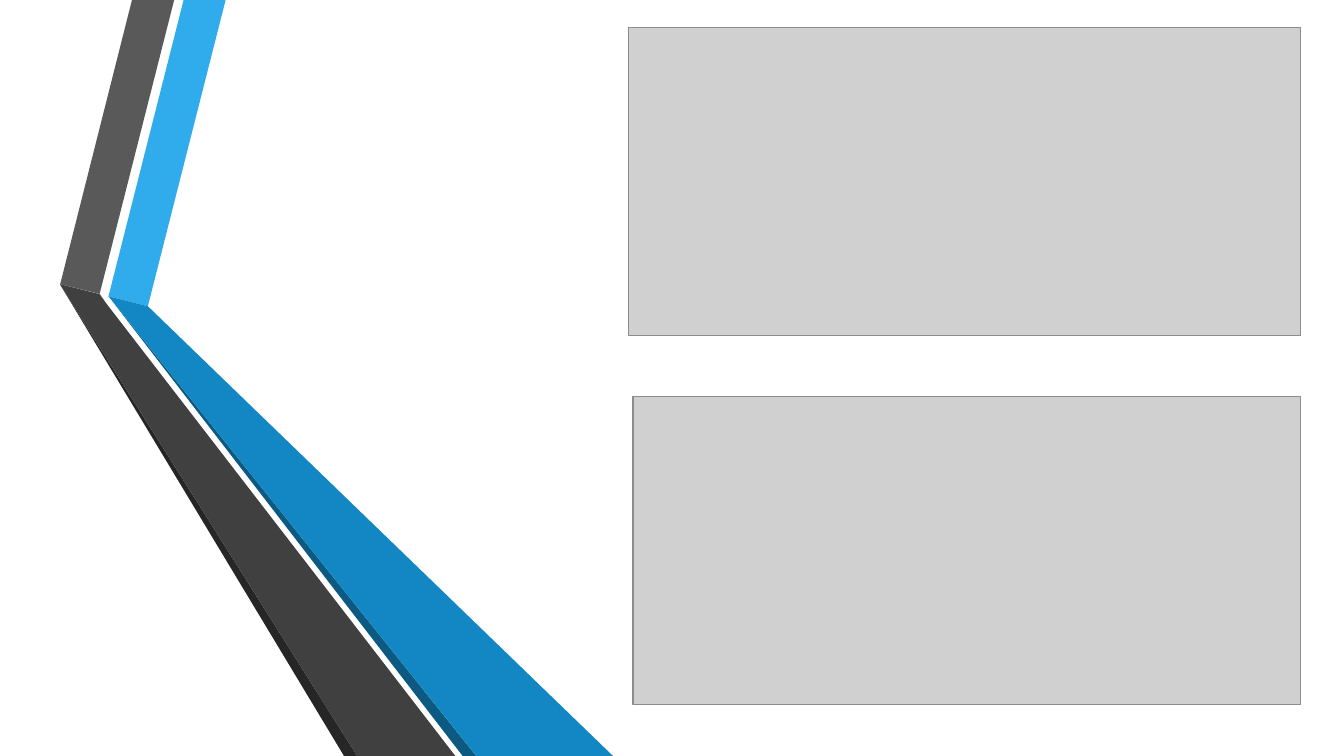
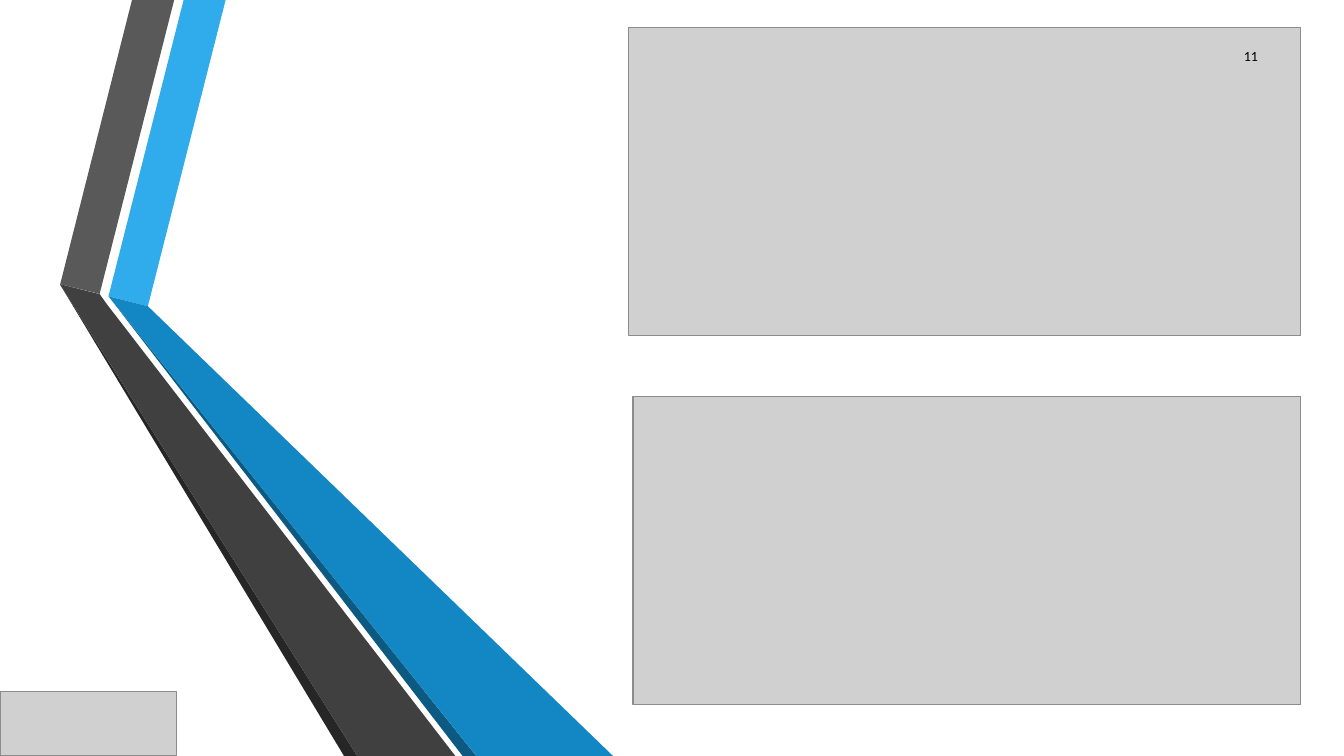
Before and after one commit to JeanSOUDIER/Bas-Niveau, a slide deck: slide 11 of Projet électif.pptx. Drawn at 1344x756 pixels with LibreOffice and Linux fonts; fonts in the diff are those of the drawing; grey boxes stand for pictures; background and template pictures are left out. Boxes give left, top, right and bottom in pixels: in the first picture for what was removed or moved away, otherwise in the second. Text is boxed around its words. In the diff, an @@ line names an element or a change of style, - is before the commit and + after.

```diff
--- a/Projet électif.pptx
+++ b/Projet électif.pptx
@@ page number added at (1244,52,1258,61), 10 pt, text #000000 @@
+11
@@ picture added at (0,692,176,756) @@
```
Also in this commit, not shown: 9 other slides changed, 2 slides added, 2 slides removed.
